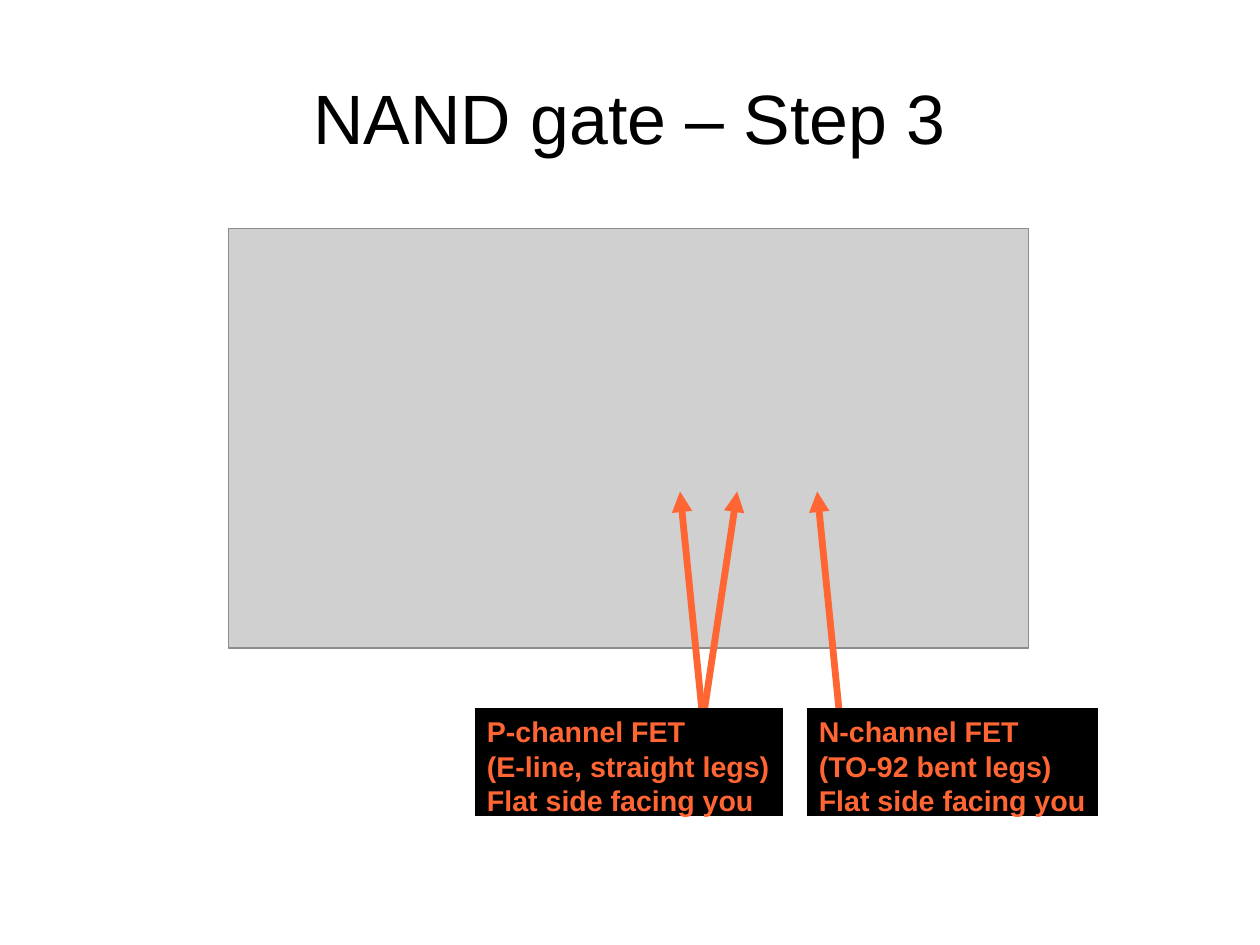
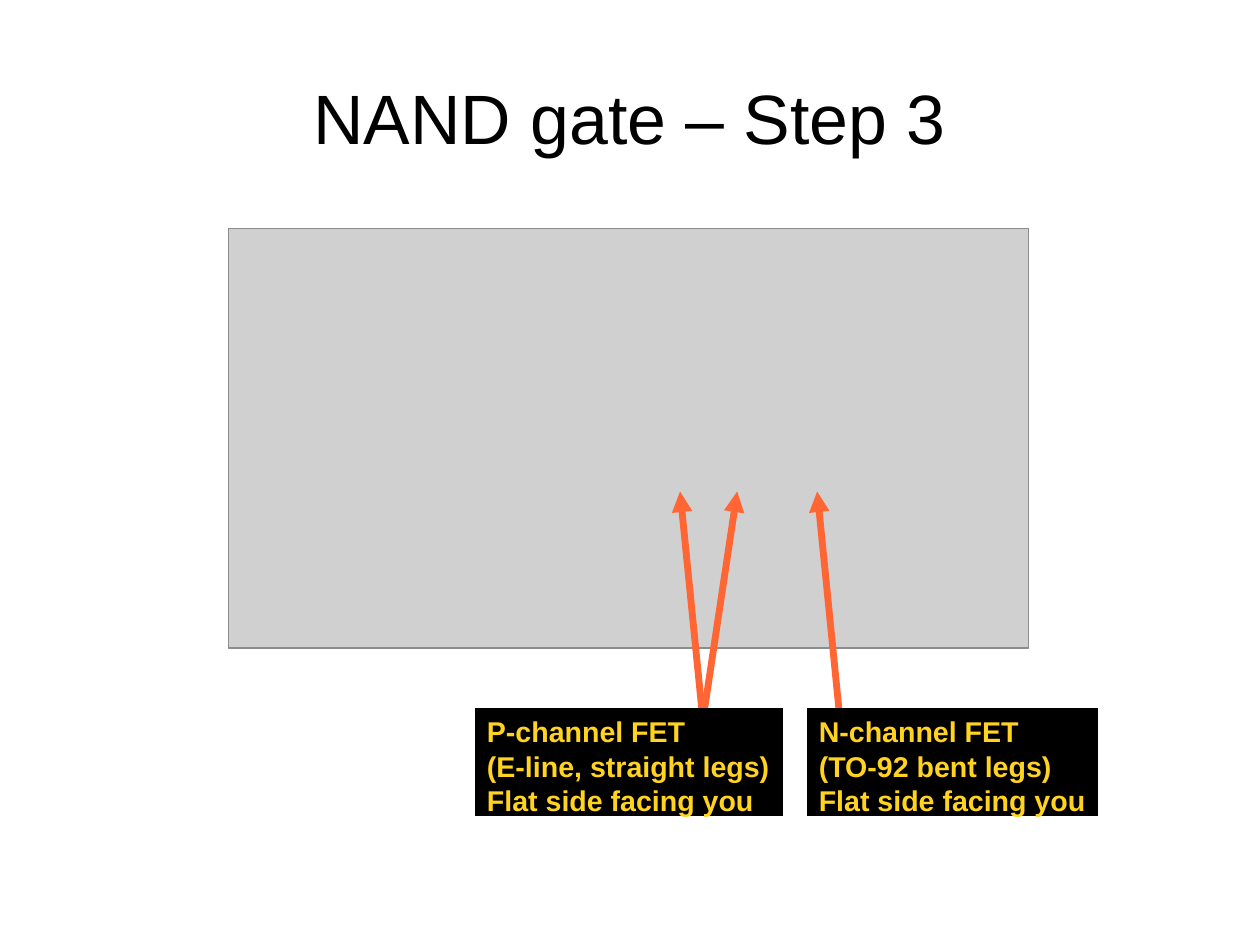
Before and after one commit to swarren/presentations, a slide deck: slide 23 of lcs-digital-logic-build-a-not-nand-gate-from-mosfets/lcs-digital-logic-build-a-not-nand-gate-from-mosfets.odp. Drawn at 1260x945 pixels with LibreOffice and Linux fonts; fonts in the diff are those of the drawing; grey boxes stand for pictures. Boxes give left, top, right and bottom in pixels: in the first picture for what was removed or moved away, otherwise in the second. Text is boxed around its words. In the diff, an @@ line names an element or a change of style, - is before the commit and + after.

Commit message:
Update presentation colors for LCS projector
The LCS projector isn't very bright, so convert dark orange text to
brighter yellow to make it easier to read.

(At least, I think that's what this commit does; these changes were lying
around in my local directory for a while and I forgot about them...)

```diff
--- a/lcs-digital-logic-build-a-not-nand-gate-from-mosfets/lcs-digital-logic-build-a-not-nand-gate-from-mosfets.odp
+++ b/lcs-digital-logic-build-a-not-nand-gate-from-mosfets/lcs-digital-logic-build-a-not-nand-gate-from-mosfets.odp
@@ rectangle "P-channel FET" at <box>476,709,783,816</box>: text colour #FF6633 to #FFD320 @@
@@ rectangle "N-channel FET" at <box>808,709,1098,816</box>: text colour #FF6633 to #FFD320 @@
```
Also in this commit, not shown: 15 other slides changed, 2 other files.
